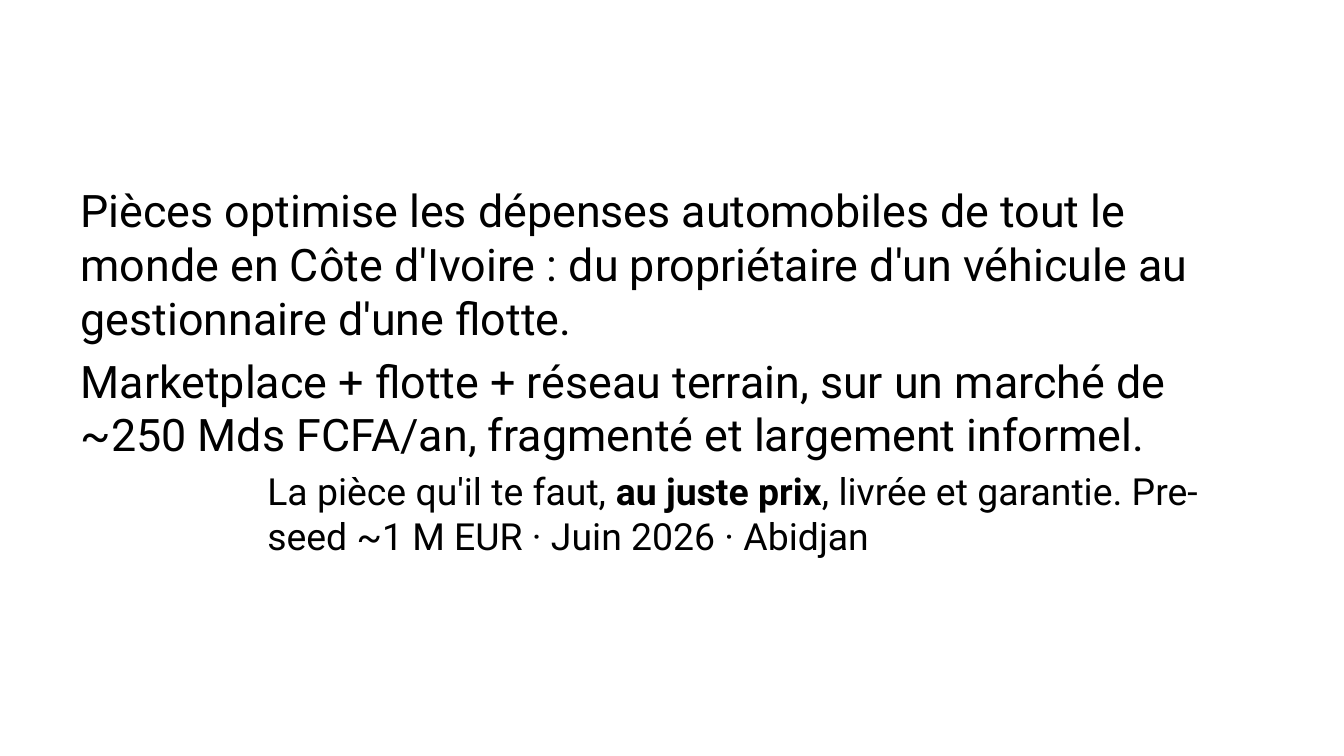
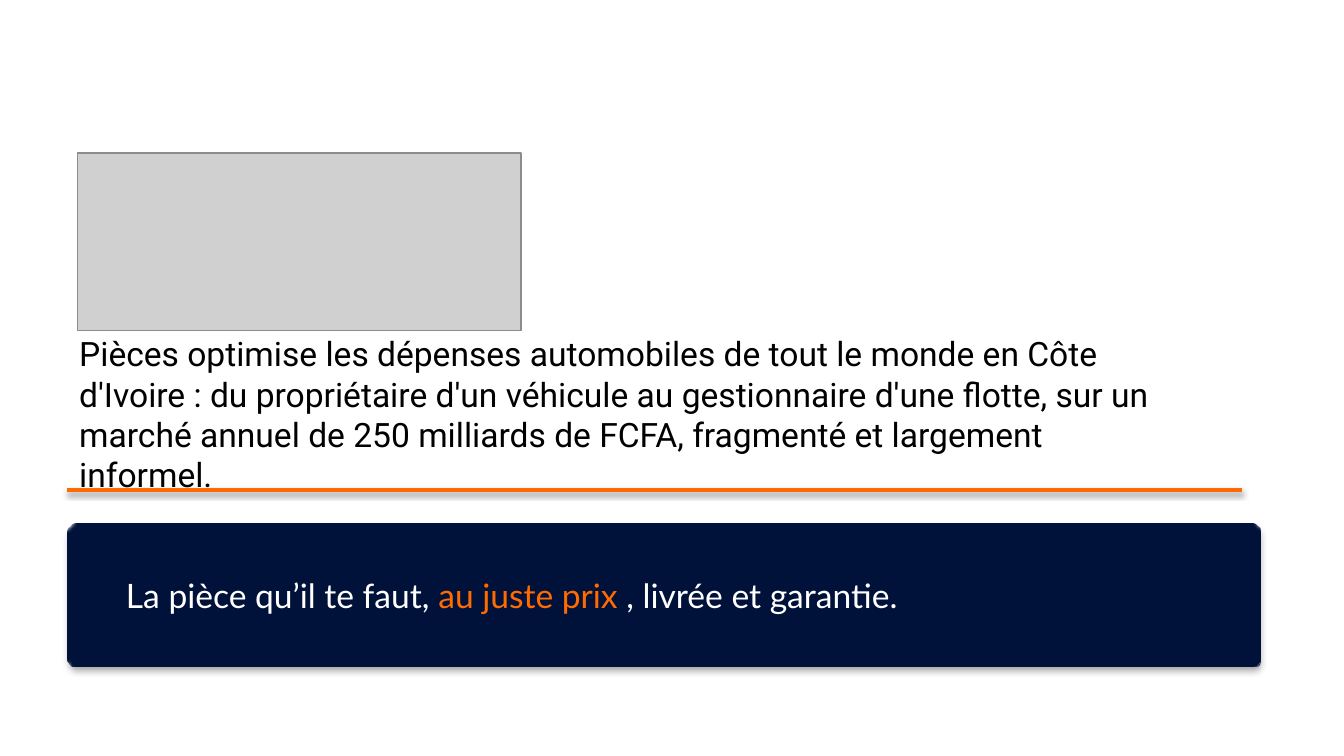
Before and after one commit to Fefer79/pieces, a slide deck: slide 1 of docs/pitch-deck-pieces-2026-06.pptx (slide 2 before the commit). Drawn at 1344x756 pixels with LibreOffice and Linux fonts; fonts in the diff are those of the drawing; grey boxes stand for pictures. Boxes give left, top, right and bottom in pixels: in the first picture for what was removed or moved away, otherwise in the second. Text is boxed around its words. In the diff, an @@ line names an element or a change of style, - is before the commit and + after.

```diff
--- a/docs/pitch-deck-pieces-2026-06.pptx
+++ b/docs/pitch-deck-pieces-2026-06.pptx
@@ picture added at (x1=78, y1=153, x2=521, y2=331) @@
@@ text at (x1=79, y1=340, x2=1148, y2=454): text changed; size 24 to 18 pt @@
-Pièces optimise les dépenses automobiles de tout le monde en Côte d'Ivoire : du propriétaire d'un véhicule au gestionnaire d'une flotte.
-Marketplace + flotte + réseau terrain, sur un marché de ~250 Mds FCFA/an, fragmenté et largement informel.
-La pièce qu'il te faut, au juste prix, livrée et garantie. Pre-seed ~1 M EUR · Juin 2026 · Abidjan
+Pièces optimise les dépenses automobiles de tout le monde en Côte d'Ivoire : du propriétaire d'un véhicule au gestionnaire d'une flotte, sur un marché annuel de 250 milliards de FCFA, fragmenté et largement informel.
@@ line added from (67, 491) to (1242, 491), #FF6B00 2 pt @@
@@ rounded rectangle added at (x1=67, y1=524, x2=1261, y2=667), fill #00113A, outline #00113A 0 pt, 18 pt, text #FFFFFF @@
+La pièce qu’il te faut, au juste prix , livrée et garantie.
```
Also in this commit, not shown: 5 other slides changed, 1 slide removed, 6 other files.
